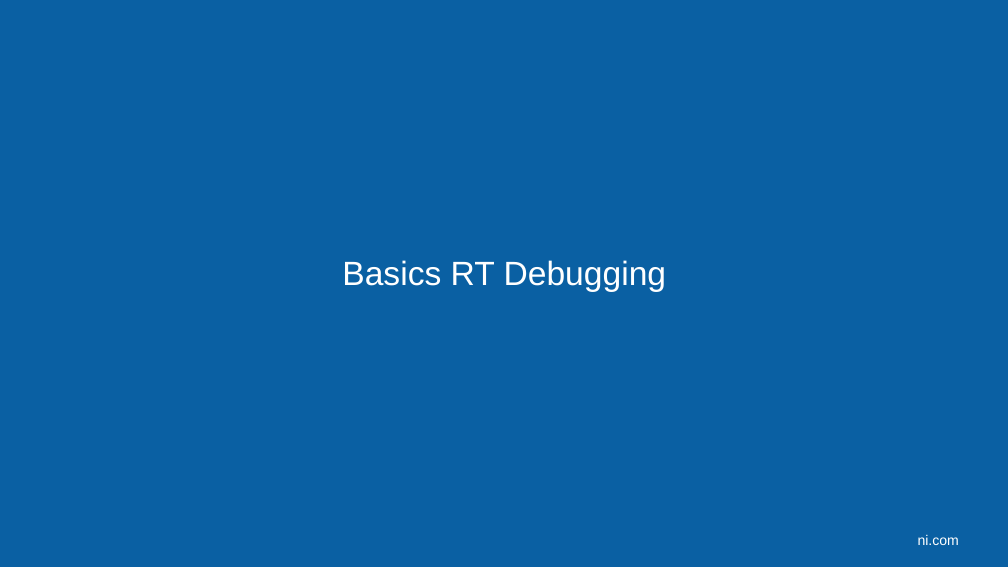
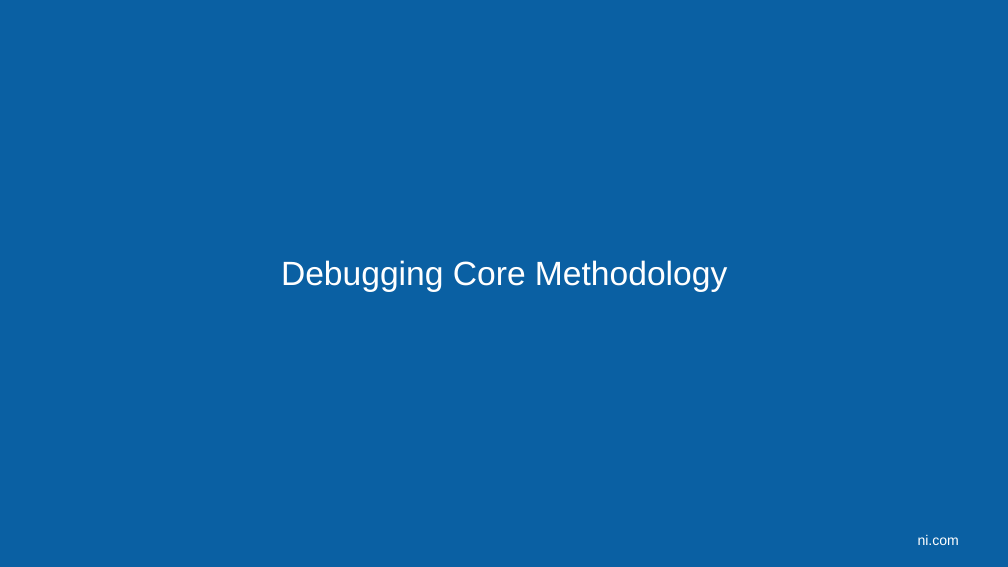
Before and after one commit to LabVIEW-DCAF/Documentation, a slide deck: slide 5 of Trunk/Getting Started Material/DCAF Training/8 Debugging DCAF.pptx. Drawn at 1008x567 pixels with LibreOffice and Linux fonts; fonts in the diff are those of the drawing; background and template pictures are left out. Boxes give left, top, right and bottom in pixels: in the first picture for what was removed or moved away, otherwise in the second. Text is boxed around its words. In the diff, an @@ line names an element or a change of style, - is before the commit and + after.

```diff
--- a/Trunk/Getting Started Material/DCAF Training/8 Debugging DCAF.pptx
+++ b/Trunk/Getting Started Material/DCAF Training/8 Debugging DCAF.pptx
@@ text at <box>281,260,727,292</box>: text changed @@
-Basics RT Debugging
+Debugging Core Methodology
```
Also in this commit, not shown: 5 other slides changed, 14 slides added, 5 slides removed.
